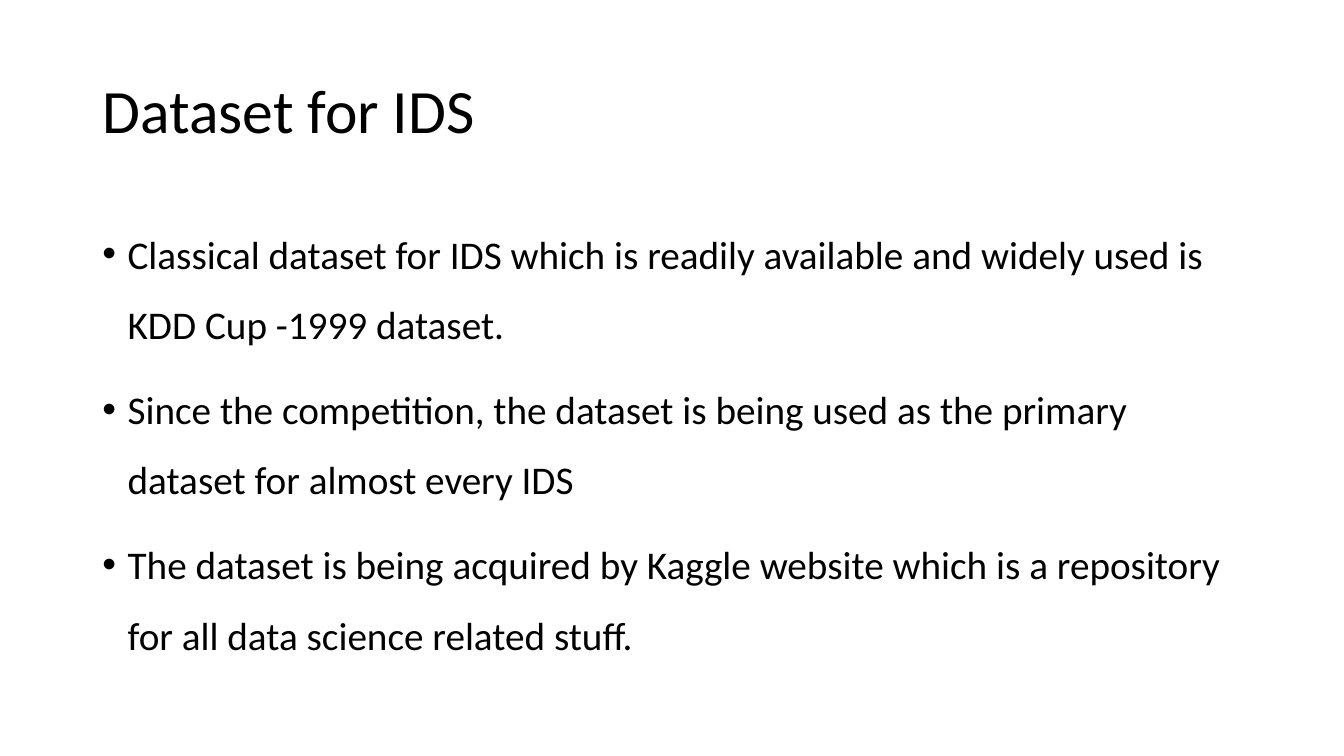
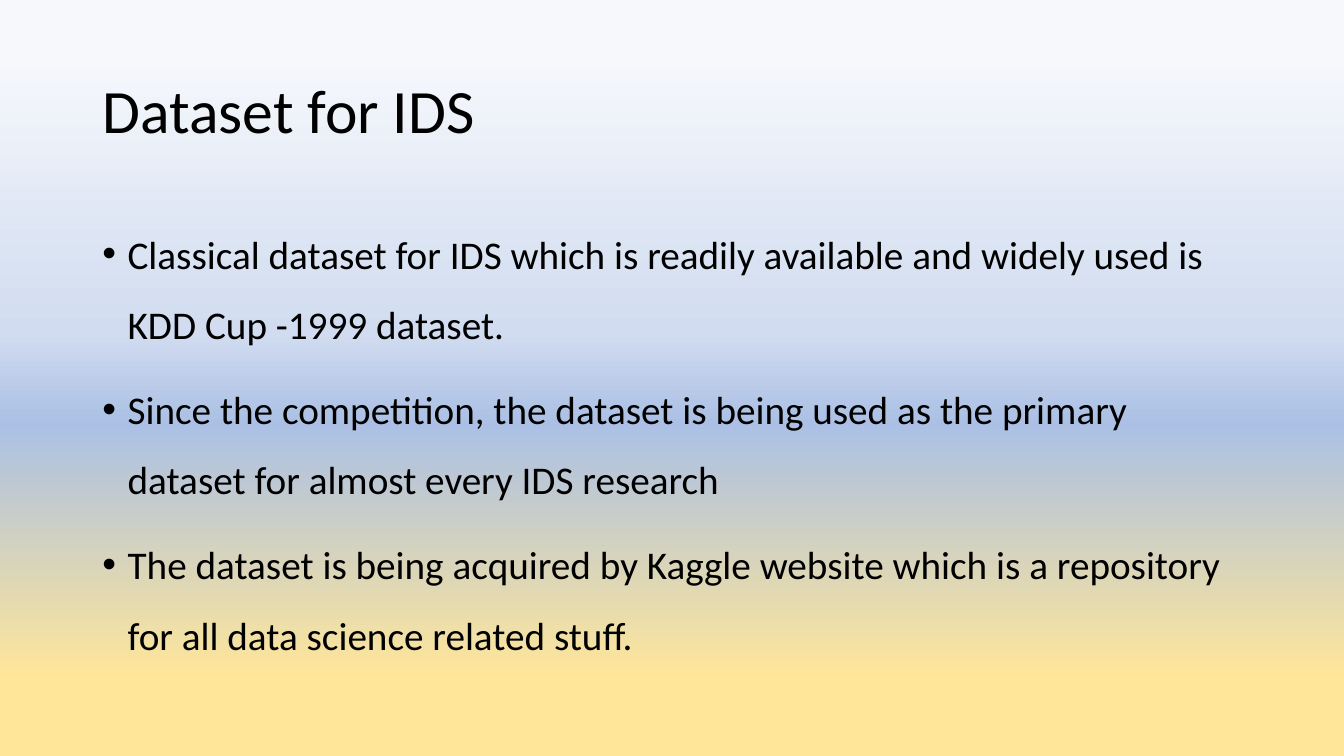
Before and after one commit to anujshr15/-MINOR-PROJECT--Intrusion-Detection-System-, a slide deck: slide 10 of Minor Project presentation.pptx. Drawn at 1344x756 pixels with LibreOffice and Linux fonts; fonts in the diff are those of the drawing. Boxes give left, top, right and bottom in pixels: in the first picture for what was removed or moved away, otherwise in the second. Text is boxed around its words. In the diff, an @@ line names an element or a change of style, - is before the commit and + after.

```diff
--- a/Minor Project presentation.pptx
+++ b/Minor Project presentation.pptx
@@ background #FFFFFF to gradient #F6F8FC to #D1DCF0 to #ABC0E4 to #FFE699 @@
@@ text at (128, 396, 1127, 501): text changed @@
-• Since the competition, the dataset is being used as the primary dataset for almost every IDS
+• Since the competition, the dataset is being used as the primary dataset for almost every IDS research
```
Also in this commit, not shown: 41 other slides changed, 6 slides added, 1 slide removed, 1 other file.
